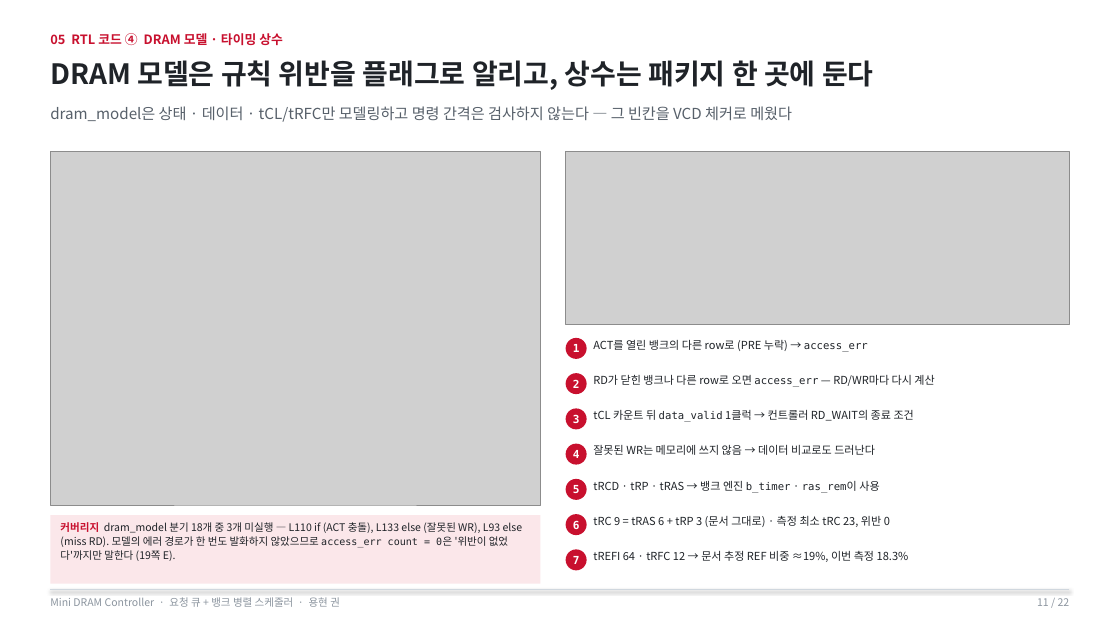
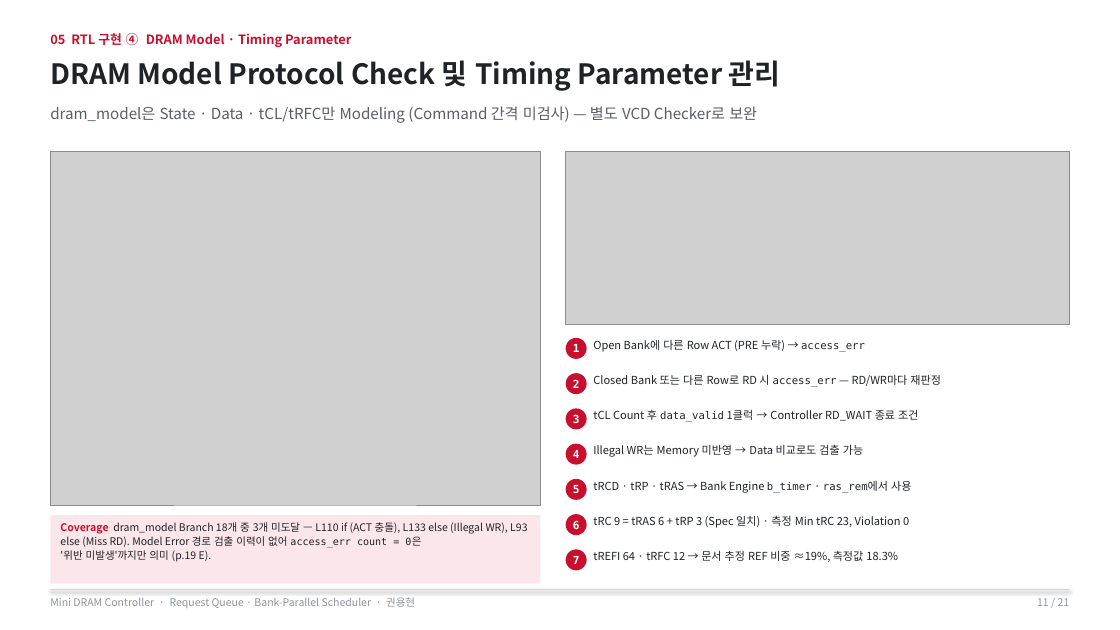
Before and after one commit to yhkwon-git/mini-dram-controller, a slide deck: slide 11 of portfolio-deck/MiniDramController_Portfolio.pptx. Drawn at 1120x630 pixels with LibreOffice and Linux fonts; fonts in the diff are those of the drawing; grey boxes stand for pictures. Boxes give left, top, right and bottom in pixels: in the first picture for what was removed or moved away, otherwise in the second. Text is boxed around its words. In the diff, an @@ line names an element or a change of style, - is before the commit and + after.

```diff
--- a/portfolio-deck/MiniDramController_Portfolio.pptx
+++ b/portfolio-deck/MiniDramController_Portfolio.pptx
@@ text at (50,33,351,47): text changed @@
-05 RTL 코드 ④ DRAM 모델 · 타이밍 상수
+05 RTL 구현 ④ DRAM Model · Timing Parameter
@@ text at (50,60,781,91): text changed @@
-DRAM 모델은 규칙 위반을 플래그로 알리고, 상수는 패키지 한 곳에 둔다
+DRAM Model Protocol Check 및 Timing Parameter 관리
@@ text at (50,106,757,123): text changed @@
-dram_model은 상태 · 데이터 · tCL/tRFC만 모델링하고 명령 간격은 검사하지 않는다 — 그 빈칸을 VCD 체커로 메웠다
+dram_model은 State · Data · tCL/tRFC만 Modeling (Command 간격 미검사) — 별도 VCD Checker로 보완
@@ text at (593,340,865,352): text changed @@
-ACT를 열린 뱅크의 다른 row로 (PRE 누락) → access_err
+Open Bank에 다른 Row ACT (PRE 누락) → access_err
@@ text at (593,375,941,387): text changed @@
-RD가 닫힌 뱅크나 다른 row로 오면 access_err — RD/WR마다 다시 계산
+Closed Bank 또는 다른 Row로 RD 시 access_err — RD/WR마다 재판정
@@ text at (593,410,918,422): text changed @@
-tCL 카운트 뒤 data_valid 1클럭 → 컨트롤러 RD_WAIT의 종료 조건
+tCL Count 후 data_valid 1클럭 → Controller RD_WAIT 종료 조건
@@ text at (593,444,863,457): text changed @@
-잘못된 WR는 메모리에 쓰지 않음 → 데이터 비교로도 드러난다
+Illegal WR는 Memory 미반영 → Data 비교로도 검출 가능
@@ text at (593,481,911,493): text changed @@
-tRCD · tRP · tRAS → 뱅크 엔진 b_timer · ras_rem이 사용
+tRCD · tRP · tRAS → Bank Engine b_timer · ras_rem에서 사용
@@ text at (60,522,527,562): text changed @@
-커버리지 dram_model 분기 18개 중 3개 미실행 — L110 if (ACT 충돌), L133 else (잘못된 WR), L93 else (miss RD). 모델의 에러 경로가 한 번도 발화하지 않았으므로 access_err count = 0은 '위반이 없었다'까지만 말한다 (19쪽 E).
+Coverage dram_model Branch 18개 중 3개 미도달 — L110 if (ACT 충돌), L133 else (Illegal WR), L93 else (Miss RD). Model Error 경로 검출 이력이 없어 access_err count = 0은
+'위반 미발생'까지만 의미 (p.19 E).
@@ text at (593,516,909,528): text changed @@
-tRC 9 = tRAS 6 + tRP 3 (문서 그대로) · 측정 최소 tRC 23, 위반 0
+tRC 9 = tRAS 6 + tRP 3 (Spec 일치) · 측정 Min tRC 23, Violation 0
@@ text at (593,551,898,562): text changed @@
-tREFI 64 · tRFC 12 → 문서 추정 REF 비중 ≈19%, 이번 측정 18.3%
+tREFI 64 · tRFC 12 → 문서 추정 REF 비중 ≈19%, 측정값 18.3%
@@ text at (50,597,415,608): text changed @@
-Mini DRAM Controller · 요청 큐 + 뱅크 병렬 스케줄러 · 용현 권
+Mini DRAM Controller · Request Queue · Bank-Parallel Scheduler · 권용현
```
Also in this commit, not shown: 20 other slides changed, 1 slide removed, 1 other file.
